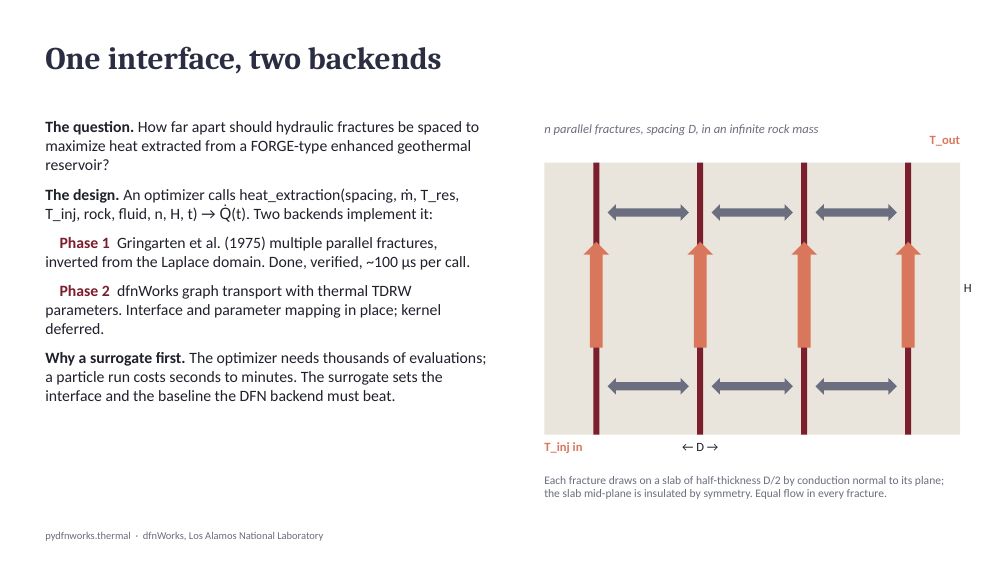
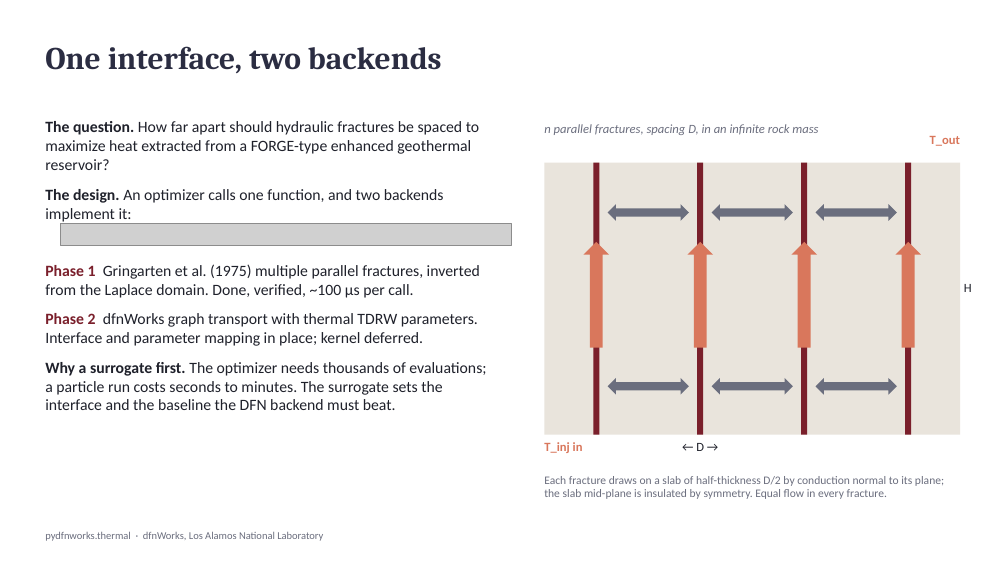
Before and after one commit to hymanjd/dfnWorks, a slide deck: slide 2 of Documentation/thermal_surrogate_method.pptx. Drawn at 1008x567 pixels with LibreOffice and Linux fonts; fonts in the diff are those of the drawing; grey boxes stand for pictures. Boxes give left, top, right and bottom in pixels: in the first picture for what was removed or moved away, otherwise in the second. Text is boxed around its words. In the diff, an @@ line names an element or a change of style, - is before the commit and + after.

Commit message:
docs(thermal): typeset slide equations with LaTeX; add the deck build scripts

```diff
--- a/Documentation/thermal_surrogate_method.pptx
+++ b/Documentation/thermal_surrogate_method.pptx
@@ text at (45, 121, 479, 222): paragraphs removed @@
-The question. How far apart should hydraulic fractures be spaced to maximize heat extracted from a FORGE-type enhanced geothermal reservoir?
-The design. An optimizer calls heat_extraction(spacing, ṁ, T_res, T_inj, rock, fluid, n, H, t) → Q̇(t). Two backends implement it:
@@ text added at (45, 121, 479, 222), 15 pt, text #1F212B @@
+The question. How far apart should hydraulic fractures be spaced to maximize heat extracted from a FORGE-type enhanced geothermal reservoir?
+The design. An optimizer calls one function, and two backends implement it:
@@ picture added at (60, 223, 511, 246) @@
@@ text "Phase 1 Gringarten et al. ...": place and size @@
-text "Phase 1 Gringarten et al. ..." at (45, 121, 486, 401)
+text "Phase 1 Gringarten et al. ..." at (45, 264, 486, 410)
```
Also in this commit, not shown: 3 other slides changed, 2 other files.
